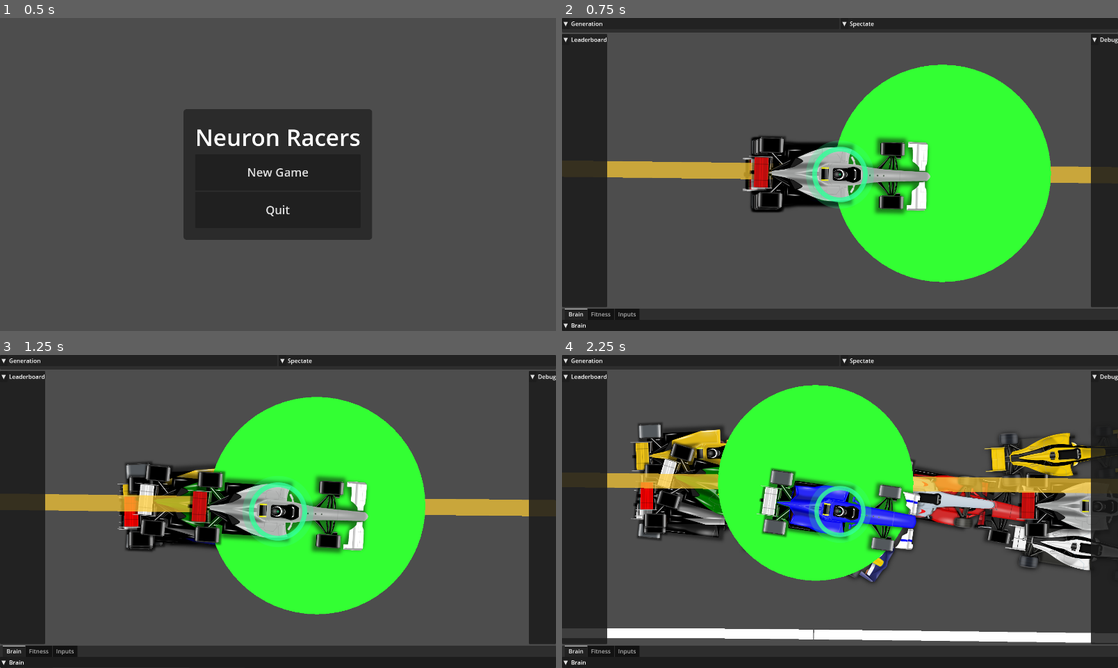
Above: before the commit, frames 1-4 (two rows, left to right).
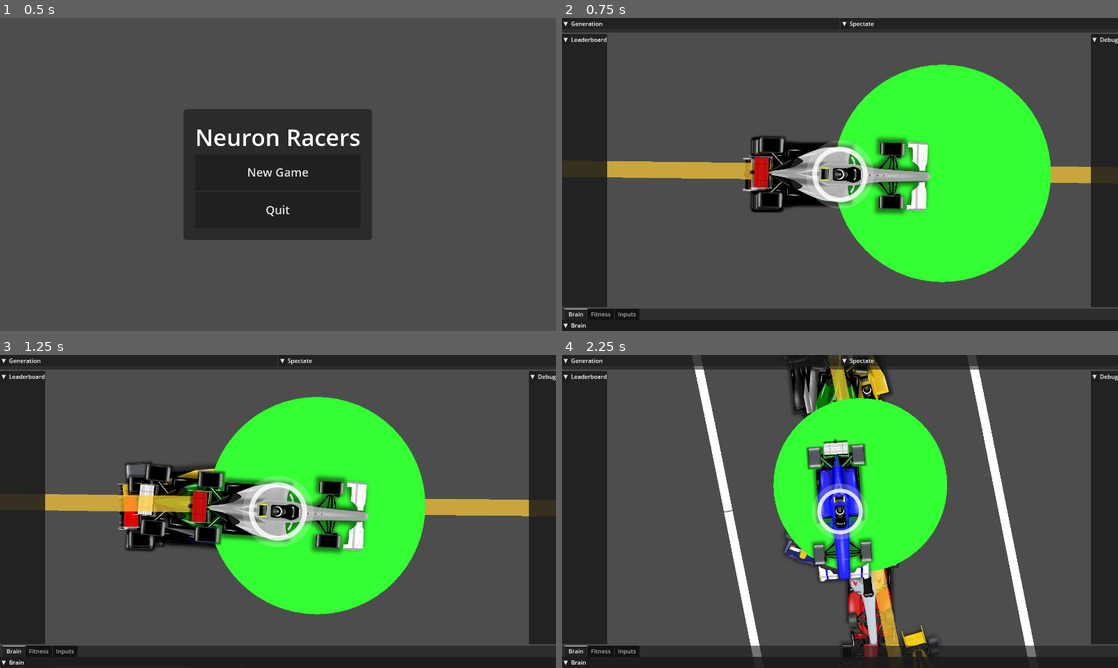
Above: after the commit, the same moments.

Repository: VitorMPCastro/NeuronRacers
Game: Godot game, scene res://scenes/ui/mainMenu.tscn
Two runs of this game, one before a commit and one after it. Both use one fixed random seed, a clock stepped at 60 frames per second and the inputs below.
Inputs (mouse positions are in pixels of both pictures, inside the frame that each line leads up to):
- Up to frame 1 (0.5 s): no input
- Up to frame 2 (0.75 s): click "New Game" at 0.5 s
- Up to frame 3 (1.25 s): no input
- Up to frame 4 (2.25 s): tap Enter at 1.25 s; move the mouse to (962, 495) at 1.27 s; hold Up (ui_up) 1.28-2 s; hold Q 1.28-2 s; click (962, 495) at 1.42 s; tap E at 1.55 s; drag from (728, 527) to (940, 495) at 2.02 s

Frame 1 is identical in both runs. In frame 2, 1.2% of the frame differs, in the area x 43-57%, y 39-61%; in frame 3, 1.2%; in frame 4, 37%, in the area x 0-100%, y 0-97%.

Commit message:
feat: Enhance camera controls and HUD integration with rotation alignment and snap-to-north functionality

Diff:
--- a/scenes/trackScene.tscn
+++ b/scenes/trackScene.tscn
@@ -64,8 +64,10 @@
 script = ExtResource("13_1trbk")
 
 [node name="Camera2D" type="Camera2D" parent="."]
+ignore_rotation = false
 script = ExtResource("3_5oo0w")
 min_zoom = 0.02
+max_zoom = 0.8
 
 [node name="HUD" type="CanvasLayer" parent="."]
 script = ExtResource("15_5pscc")
--- a/scripts/car/highlightAura.gd
+++ b/scripts/car/highlightAura.gd
@@ -3,7 +3,7 @@
 
 @export var radius: float = 80.0
 @export var width: float = 12.0
-@export var color: Color = Color(0.2, 1.0, 0.6, 0.9)
+@export var color: Color = Color(1.0, 1.0, 1.0, 0.9)
 @export var pulse: bool = true
 @export var pulse_speed: float = 2.0
 @export var pulse_amplitude: float = 6.0
--- a/scripts/controls/cameraScript.gd
+++ b/scripts/controls/cameraScript.gd
@@ -5,10 +5,16 @@
 @export var max_zoom: float = 1.0
 @export var camera_change_cd = 0.5
 
-# NEW: optionally bind HUD explicitly in the editor
 @export var hud_path: NodePath
-# NEW: allow HUD to toggle highlight visuals (HUD already reads this)
 @export var highlight_enabled: bool = true
+@export var align_rotation_to_car: bool = false
+
+# NEW: rotation deadzone options
+@export var align_use_deadzone: bool = false
+@export var align_deadzone_deg: float = 10.0
+
+@export var rotation_speed_deg: float = 120.0
+@export var north_rotation: float = 0.0
 
 signal target_changed(new_target: Node2D)
 
@@ -18,6 +24,32 @@
 
 func _ready() -> void:
 	_resolve_hud()
+	set_process(true)
+	set_physics_process(true)
+
+func _process(delta: float) -> void:
+	# Manual rotation (Q/E) when not aligning to car
+	if !align_rotation_to_car:
+		var dir := 0.0
+		if Input.is_key_pressed(KEY_Q):
+			dir -= 1.0
+		if Input.is_key_pressed(KEY_E):
+			dir += 1.0
+		if dir != 0.0:
+			rotation += deg_to_rad(rotation_speed_deg) * dir * delta
+
+	# Align to car heading if enabled (with optional deadzone)
+	if align_rotation_to_car and is_instance_valid(target):
+		var target_angle := target.global_rotation + deg_to_rad(90)  # keep your current offset
+		if align_use_deadzone:
+			var err := wrapf(target_angle - rotation, -PI, PI)
+			var deadzone := deg_to_rad(max(0.0, align_deadzone_deg))
+			if abs(err) > deadzone:
+				var step := deg_to_rad(rotation_speed_deg) * delta
+				rotation += clamp(err, -step, step)
+			# else: within deadzone -> do not adjust rotation
+		else:
+			rotation = target_angle
 
 func _physics_process(_delta: float) -> void:
 	# Follow HUD-selected car if available
@@ -25,11 +57,11 @@
 	if desired != null and desired != target:
 		set_target(desired)
 
-	if target:
+	if is_instance_valid(target):
 		global_position = target.global_position
 
 func _input(event: InputEvent) -> void:
-	# Only handle zoom here; HUD owns selection keys
+	# Zoom and snap-to-north
 	if event is InputEventKey and event.pressed and !event.echo:
 		match event.keycode:
 			KEY_UP:
@@ -38,12 +70,18 @@
 			KEY_DOWN:
 				adjust_zoom(zoom_speed)
 				return
+			KEY_N:
+				snap_north()
+				return
 
 func adjust_zoom(amount: float) -> void:
 	var new_zoom := zoom + Vector2(amount, amount)
 	new_zoom.x = clamp(new_zoom.x, min_zoom, max_zoom)
 	new_zoom.y = clamp(new_zoom.y, min_zoom, max_zoom)
 	zoom = new_zoom
+
+func snap_north() -> void:
+	rotation = north_rotation
 
 # Public API for HUD
 func spectate_car(car: Node2D) -> void:
@@ -52,49 +90,33 @@
 func set_target(obj: Node2D) -> void:
 	if obj == target:
 		return
-	# Clear previous highlight
 	if is_instance_valid(_last_highlighted) and _last_highlighted.has_method("set_highlighted"):
 		_last_highlighted.set_highlighted(false)
-
 	target = obj
-
-	# Apply highlight on new target
 	if highlight_enabled and is_instance_valid(target) and target.has_method("set_highlighted"):
 		target.set_highlighted(true)
 		_last_highlighted = target
-
 	target_changed.emit(target)
 
 # Internal helpers ------------------------------------------------------------
-
 func _resolve_hud() -> void:
 	if hud_path != NodePath():
 		_hud = get_node_or_null(hud_path)
-		if _hud:
-			return
-	# Try by group
+		if _hud: return
 	_hud = get_tree().get_first_node_in_group("hud")
-	if _hud:
-		return
-	# Fallback: search for a CanvasLayer that exposes get_observed_car/_get_observed_car
+	if _hud: return
 	var root := get_tree().get_root()
 	var stack: Array[Node] = [root]
 	while not stack.is_empty():
 		var n = stack.pop_back()
 		if n is CanvasLayer and (n.has_method("get_observed_car") or n.has_method("_get_observed_car")):
-			_hud = n
-			return
-		for c in n.get_children():
-			stack.push_back(c)
+			_hud = n; return
+		for c in n.get_children(): stack.push_back(c)
 
 func _get_hud_observed_car() -> Node2D:
 	if _hud == null or !is_instance_valid(_hud):
 		_resolve_hud()
 	if _hud:
-		if _hud.has_method("get_observed_car"):
-			var car = _hud.get_observed_car()
-			return car as Node2D
-		if _hud.has_method("_get_observed_car"):
-			var car2 = _hud._get_observed_car()
-			return car2 as Node2D
+		if _hud.has_method("get_observed_car"): return _hud.get_observed_car() as Node2D
+		if _hud.has_method("_get_observed_car"): return _hud._get_observed_car() as Node2D
 	return null
--- a/scripts/ui/hud_setup.gd
+++ b/scripts/ui/hud_setup.gd
@@ -272,12 +272,9 @@
 	_car_selector_tab = OptionButton.new(); _car_selector_tab.size_flags_horizontal = Control.SIZE_EXPAND_FILL
 	_car_selector_tab.item_selected.connect(func(_idx: int):
 		_refresh_neuron_graph()
-		# Optional: spectate immediately when selected in the tab as well
 		_on_car_selected_tab(_idx)
 	)
 	row_sel.add_child(_car_selector_tab)
-
-	# Spectate selected
 	var btn_spec := Button.new()
 	btn_spec.text = "Spectate Selected"
 	btn_spec.pressed.connect(func():
@@ -286,7 +283,7 @@
 	row_sel.add_child(btn_spec)
 	v.add_child(row_sel)
 
-	# Camera debug options (include highlight switch)
+	# Camera debug options
 	var cam_row := HBoxContainer.new(); cam_row.size_flags_horizontal = Control.SIZE_EXPAND_FILL
 	var cam_lbl := Label.new(); cam_lbl.text = "Camera"; cam_lbl.custom_minimum_size.x = 120
 	cam_row.add_child(cam_lbl)
@@ -313,14 +310,60 @@
 	)
 	cam_row.add_child(chk_always)
 
+	# Align rotation to car
+	var chk_align := CheckBox.new(); chk_align.text = "Align rotation to car"
+	var cam := _get_camera()
+	chk_align.button_pressed = cam != null and cam.align_rotation_to_car
+	chk_align.toggled.connect(func(on: bool):
+		var c := _get_camera()
+		if c:
+			c.align_rotation_to_car = on
+	)
+	cam_row.add_child(chk_align)
+
+	# NEW: rotation deadzone toggle
+	var chk_dead := CheckBox.new(); chk_dead.text = "Rotation deadzone"
+	chk_dead.button_pressed = cam != null and cam.align_use_deadzone
+	chk_dead.toggled.connect(func(on: bool):
+		var c := _get_camera()
+		if c:
+			c.align_use_deadzone = on
+	)
+	cam_row.add_child(chk_dead)
+
+	# NEW: deadzone amount (degrees)
+	var spn_dead := SpinBox.new()
+	spn_dead.min_value = 0.0
+	spn_dead.max_value = 180.0
+	spn_dead.step = 0.5
+	spn_dead.custom_minimum_size.x = 90
+	spn_dead.value = (cam.align_deadzone_deg if cam else 10.0)
+	spn_dead.value_changed.connect(func(v: float):
+		var c := _get_camera()
+		if c:
+			c.align_deadzone_deg = v
+	)
+	cam_row.add_child(spn_dead)
+
+	# Snap to North button (shortcut N)
+	var btn_north := Button.new(); btn_north.text = "North (N)"
+	btn_north.pressed.connect(func():
+		var c := _get_camera()
+		if c and c.has_method("snap_north"):
+			c.snap_north()
+		elif c:
+			c.rotation = 0.0
+	)
+	cam_row.add_child(btn_north)
+
 	var chk_hl := CheckBox.new(); chk_hl.text = "Highlight target"
 	chk_hl.button_pressed = _camera and _camera.has_method("highlight_enabled") and _camera.highlight_enabled
 	chk_hl.toggled.connect(func(on: bool):
-		var cam := _get_camera()
-		if cam and cam.has_method("highlight_enabled"):
-			cam.highlight_enabled = on
-		if cam and cam.has_method("set_target") and cam.has("target"):
-			cam.set_target(cam.get("target"))
+		var c := _get_camera()
+		if c and c.has_method("highlight_enabled"):
+			c.highlight_enabled = on
+		if c and c.has_method("set_target") and c.has("target"):
+			c.set_target(c.get("target"))
 	)
 	cam_row.add_child(chk_hl)
 
@@ -328,48 +371,24 @@
 	btn_next.pressed.connect(func(): _select_relative(1))
 	cam_row.add_child(btn_next)
 
+	# Zoom
 	var btn_zoom_out := Button.new(); btn_zoom_out.text = "Zoom +"
 	btn_zoom_out.pressed.connect(func():
-		var cam := _get_camera()
-		if cam and cam.has_method("adjust_zoom"):
-			cam.adjust_zoom(cam.zoom_speed) # out
+		var c := _get_camera()
+		if c and c.has_method("adjust_zoom"):
+			c.adjust_zoom(c.zoom_speed)
 	)
 	cam_row.add_child(btn_zoom_out)
 
 	var btn_zoom_in := Button.new(); btn_zoom_in.text = "Zoom -"
 	btn_zoom_in.pressed.connect(func():
-		var cam := _get_camera()
-		if cam and cam.has_method("adjust_zoom"):
-			cam.adjust_zoom(-cam.zoom_speed) # in
+		var c := _get_camera()
+		if c and c.has_method("adjust_zoom"):
+			c.adjust_zoom(-c.zoom_speed)
 	)
 	cam_row.add_child(btn_zoom_in)
 
 	v.add_child(cam_row)
-
-	# Toggle sensors debug for all cars
-	v.add_child(_make_check_row("Show sensors (all cars)", false, func(on: bool):
-		var m := _get_agent_manager(); if m:
-			for c in m.cars:
-				var rig := _get_car_sensors(c)
-				if rig: rig.draw_debug = on
-	))
-
-	# Info + actions for selected car (safe ops)
-	var row_btns := HBoxContainer.new(); row_btns.size_flags_horizontal = Control.SIZE_EXPAND_FILL
-	var btn_kill := Button.new(); btn_kill.text = "Crash Selected"
-	btn_kill.pressed.connect(func():
-		var m := _get_agent_manager(); if m and _car_selector_tab.item_count > 0:
-			var idx := _car_selector_tab.get_selected_id()
-			if idx >= 0 and idx < m.cars.size():
-				var car = m.cars[idx]
-				if car is Car:
-					car.crashed = true
-					if car.has_method("die"):
-						car.die()
-	)
-	row_btns.add_child(btn_kill)
-	v.add_child(row_btns)
-
 	return v
 
 # Populate both selectors
